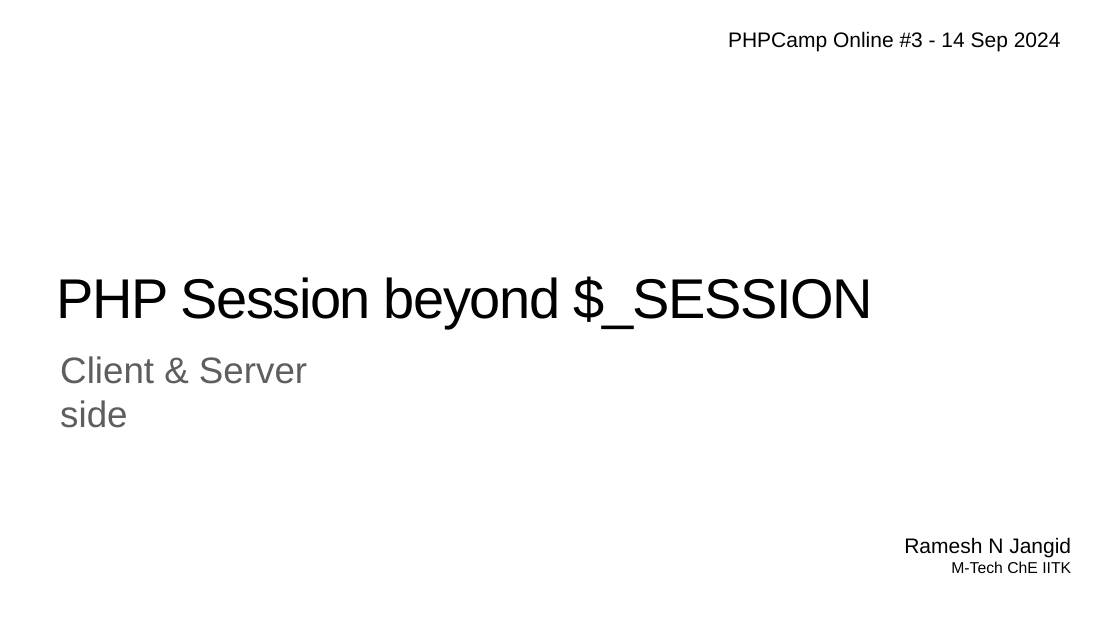
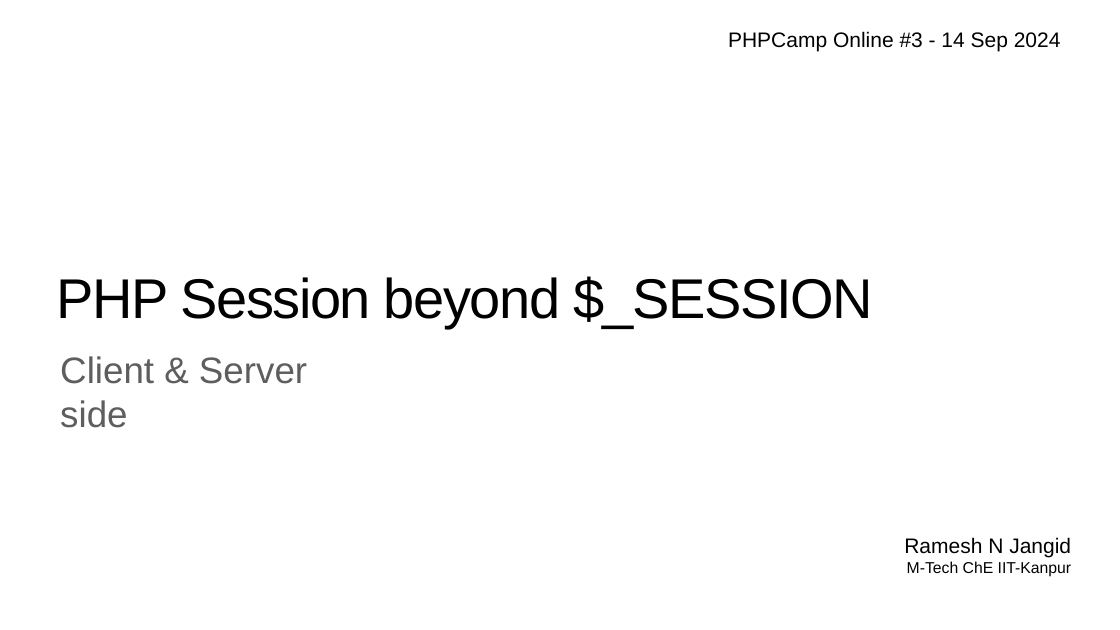
Before and after one commit to polygoncoin/Presentations, a slide deck: slide 1 of PHP-Session-beyond-$_SESSION.pptx. Drawn at 1120x630 pixels with LibreOffice and Linux fonts; fonts in the diff are those of the drawing; background and template pictures are left out. Boxes give left, top, right and bottom in pixels: in the first picture for what was removed or moved away, otherwise in the second. Text is boxed around its words. In the diff, an @@ line names an element or a change of style, - is before the commit and + after.

```diff
--- a/PHP-Session-beyond-$_SESSION.pptx
+++ b/PHP-Session-beyond-$_SESSION.pptx
@@ text at (x1=907, y1=561, x2=1071, y2=577): text changed @@
-M-Tech ChE IITK
+M-Tech ChE IIT-Kanpur
```
Also in this commit, not shown: 8 other slides changed, 2 other files.
